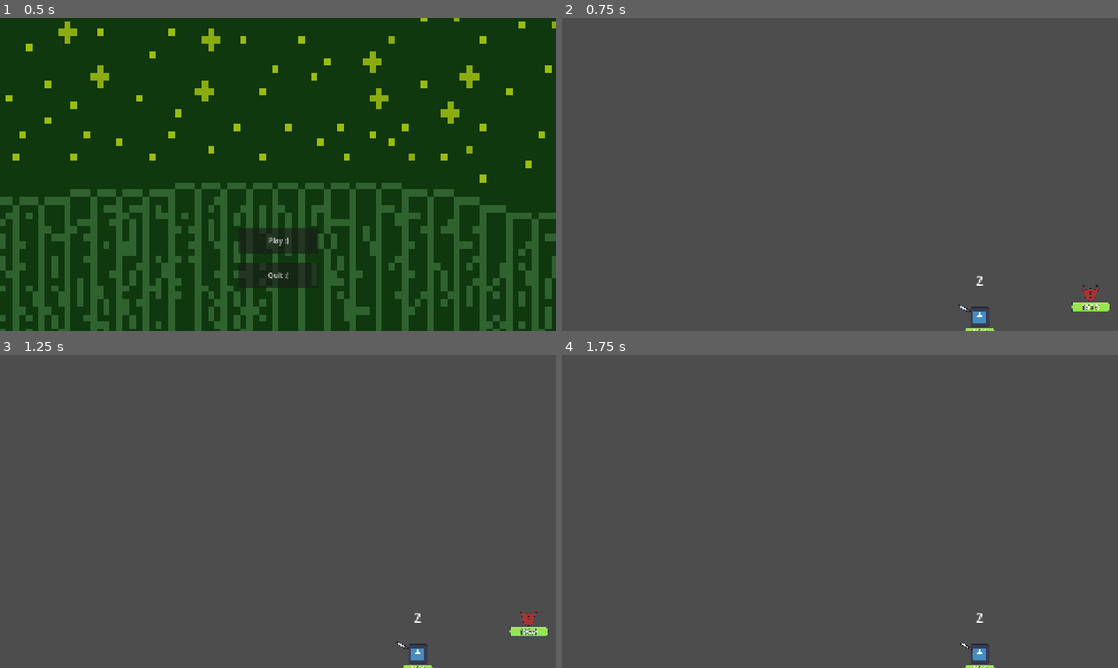
Above: before the commit, frames 1-4 (two rows, left to right).
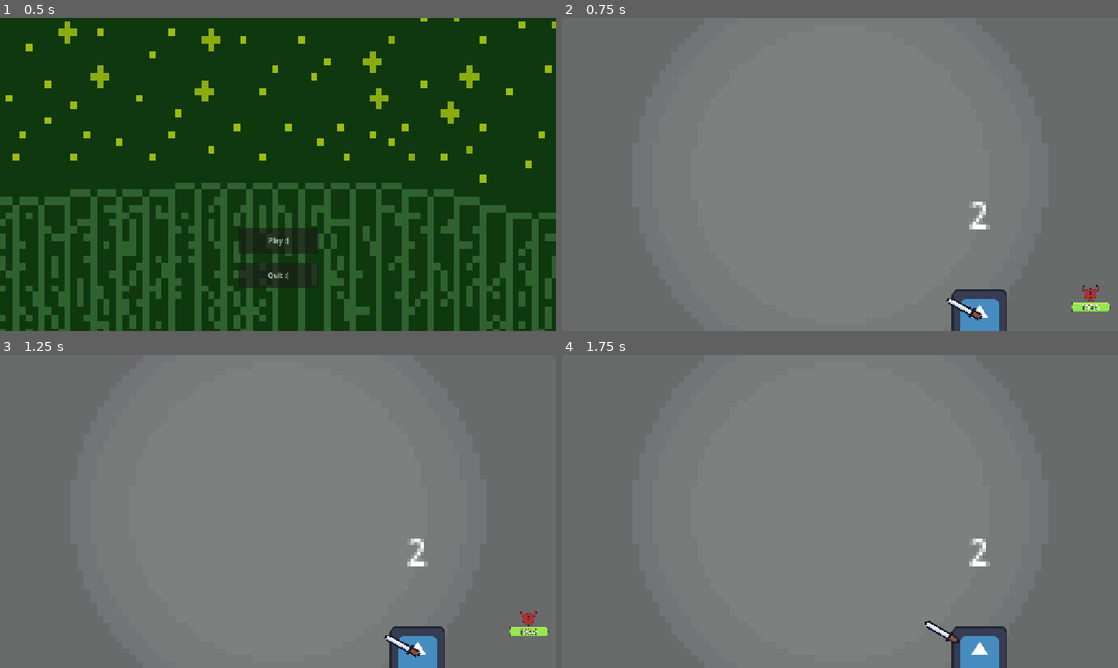
Above: after the commit, the same moments.

Repository: Darkcitrus/darkspracticegame-main
Game: Godot game, scene res://scenes/TestingArea.tscn
Same seed, same stepped clock (60 frames per second), same inputs: the game is played once before the commit and once after it. The engine's default icon, where the game draws it, is replaced by a stand-in: a white triangle on a blue panel in a dark square.
Inputs (mouse positions are in pixels of both pictures, inside the frame that each line leads up to):
- Up to frame 1 (0.5 s): no input
- Up to frame 2 (0.75 s): click "Play :)" at 0.5 s
- Up to frame 3 (1.25 s): no input
- Up to frame 4 (1.75 s): tap Enter at 1.25 s; drag from (1090, 617) to (962, 646) at 1.27 s

Frame 1 is identical in both runs. In frame 2, 99% of the frame differs, in the area x 0-100%, y 0-100%; in frame 3, 99%; in frame 4, 99%.

Commit message:
Add camera enforcer and player debug scripts; adjust player scale and dummy position handling

Diff:
--- a/game_world.tscn
+++ b/game_world.tscn
@@ -1,10 +1,17 @@
-[gd_scene load_steps=4 format=3 uid="uid://dn4hf7rryawqk"]
+[gd_scene load_steps=6 format=3 uid="uid://dn4hf7rryawqk"]
 
 [ext_resource type="PackedScene" uid="uid://bddudkfbtetv1" path="res://scenes/character_body_2d.tscn" id="1_ea1x0"]
+[ext_resource type="Script" uid="uid://cy1fm8fm0sxwu" path="res://scripts/camera_enforcer.gd" id="2_b7eqr"]
 [ext_resource type="PackedScene" uid="uid://d3mu8vdkubyp8" path="res://scenes/dummy_manager.tscn" id="2_e08lw"]
 [ext_resource type="PackedScene" uid="uid://o888u5fliew8" path="res://scenes/world_border.tscn" id="3_e3xe6"]
+[ext_resource type="Script" uid="uid://cbs4j5p05xi2p" path="res://scripts/player_debug.gd" id="4_dw3vo"]
 
 [node name="GameWorld" type="Node2D"]
+script = ExtResource("2_b7eqr")
+
+[node name="Camera2D" type="Camera2D" parent="." groups=["UI"]]
+process_callback = 0
+editor_draw_limits = true
 
 [node name="Player" parent="." instance=ExtResource("1_ea1x0")]
 texture_filter = 5
@@ -15,6 +22,9 @@
 
 [node name="DodgeRecovery" parent="Player" index="9"]
 one_shot = false
+
+[node name="PlayerDebug" type="Node" parent="Player"]
+script = ExtResource("4_dw3vo")
 
 [node name="Dummy Manager" parent="." instance=ExtResource("2_e08lw")]
 
@@ -32,8 +42,6 @@
 [node name="CollisionShape2D4" parent="World Border" index="3"]
 position = Vector2(959, 0)
 
-[node name="Camera2D" type="Camera2D" parent="." groups=["UI"]]
-
 [editable path="Player"]
 [editable path="Dummy Manager"]
 [editable path="Dummy Manager/Dummy"]
--- a/scenes/TestingArea.tscn
+++ b/scenes/TestingArea.tscn
@@ -14,7 +14,6 @@
 [node name="Camera2D" type="Camera2D" parent="."]
 
 [node name="Background" type="Sprite2D" parent="." groups=["World"]]
-visible = false
 show_behind_parent = true
 light_mask = 9
 visibility_layer = 15
@@ -24,7 +23,6 @@
 texture = ExtResource("9_led6v")
 
 [node name="Menu" type="Node2D" parent="." groups=["UI"]]
-visible = false
 script = ExtResource("2_pkncg")
 
 [node name="MenuBG" type="Sprite2D" parent="Menu"]
@@ -60,37 +58,13 @@
 
 [node name="GameWorld" parent="." instance=ExtResource("7_88wd7")]
 
-[node name="Player" parent="GameWorld" index="0"]
-position = Vector2(-372, 0)
+[node name="Player" parent="GameWorld" index="1"]
+scale = Vector2(0.31, 0.31)
 
-[node name="PlayerMovement" parent="GameWorld/Player" index="0"]
-visible = false
-
-[node name="PlayerAttack" parent="GameWorld/Player" index="1"]
-visible = false
-
-[node name="PlayerHealth" parent="GameWorld/Player" index="2"]
-visible = false
-
-[node name="PlayerCollision" parent="GameWorld/Player" index="4"]
-visible = false
-
-[node name="Projectiles" parent="GameWorld/Player" index="5"]
-visible = false
-
-[node name="DashCount" parent="GameWorld/Player" index="6"]
-visible = false
-
-[node name="HealthBar" parent="GameWorld/Player" index="7"]
-visible = false
-
-[node name="Dummy Manager" parent="GameWorld" index="1"]
+[node name="Dummy Manager" parent="GameWorld" index="2"]
 scale = Vector2(0.45, 0.45)
 
 [node name="Dummy" parent="GameWorld/Dummy Manager" index="0"]
-visible = false
-
-[node name="World Border" parent="GameWorld" index="2"]
 visible = false
 
 [node name="CollisionShape2D2" parent="GameWorld/World Border" index="0"]
@@ -105,9 +79,6 @@
 [node name="CollisionShape2D4" parent="GameWorld/World Border" index="3"]
 position = Vector2(956, 0)
 
-[node name="Camera2D" parent="GameWorld" index="3"]
-visible = false
-
 [editable path="GameWorld"]
 [editable path="GameWorld/Player"]
 [editable path="GameWorld/Dummy Manager"]
--- a/scenes/character_body_2d.tscn
+++ b/scenes/character_body_2d.tscn
@@ -18,7 +18,6 @@
 height = 96.0452
 
 [node name="Player" type="CharacterBody2D" groups=["Player"]]
-scale = Vector2(0.354, 0.354)
 input_pickable = true
 motion_mode = 1
 script = ExtResource("1_xyfxo")
--- /dev/null
+++ b/scripts/camera_enforcer.gd
@@ -0,0 +1,45 @@
+extends Node
+
+func _ready():
+	# Wait a fraction of a second to let the scene initialize
+	await get_tree().create_timer(0.1).timeout
+
+	# Find and configure camera
+	var camera = get_viewport().get_camera_2d()
+	if camera:
+		print("CameraEnforcer: Found camera, enforcing settings")
+		enforce_camera_settings(camera)
+	else:
+		print("CameraEnforcer: No existing camera found, creating one")
+		create_and_configure_camera()
+
+func _process(_delta):
+	# Continuously ensure camera settings (run a few times then disable)
+	if Engine.get_frames_drawn() < 10 or Engine.get_frames_drawn() % 30 == 0:
+		var camera = get_viewport().get_camera_2d()
+		if camera:
+			enforce_camera_settings(camera)
+
+func enforce_camera_settings(camera):
+	camera.position = Vector2.ZERO
+	camera.enabled = true
+	camera.anchor_mode = 1  # Drag center mode (0,0) at center
+
+	# These settings help ensure stability
+	camera.position_smoothing_enabled = false
+	camera.drag_horizontal_enabled = false
+	camera.drag_vertical_enabled = false
+
+	# Make it current and reset any smoothing
+	camera.make_current()
+	camera.reset_smoothing()
+
+func create_and_configure_camera():
+	var new_camera = Camera2D.new()
+	new_camera.name = "EnforcedCamera2D"
+	new_camera.position = Vector2.ZERO
+	new_camera.enabled = true
+	new_camera.anchor_mode = 1
+	add_child(new_camera)
+	new_camera.make_current()
+	print("CameraEnforcer: Created and configured new camera")
--- a/scripts/dummy.gd
+++ b/scripts/dummy.gd
@@ -40,6 +40,19 @@
 
 # Called when the node enters the scene tree for the first time.
 func _ready():
+	# DEBUGGING CODE - Print position information
+	print("========== DUMMY POSITION DEBUG ==========")
+	print("Dummy name:", name)
+	print("Initial position:", position)
+	print("Initial global position:", global_position)
+	var parent = get_parent()
+	print("Parent:", parent.name if parent != null else "none")
+	print("Viewport size:", get_viewport_rect().size)
+	print("Scale:", scale)
+	print("========================================")
+
+	# Schedule position check after a delay
+	get_tree().create_timer(1.0).timeout.connect(print_delayed_position)
 	add_to_group("Enemy")  # Add dummy to Enemy group
 	add_to_group("Targetable")  # Add to Targetable group for fireball targeting
 
@@ -95,9 +108,9 @@
 		print("Fireball timer initialized with frequency: ", fireball_frequency)
 
 	# Find spawner/manager parent to record original scale
-	var parent = get_parent()
-	if parent and parent.has_method("record_original_dummy_scale"):
-		parent.record_original_dummy_scale(self)
+	var spawner_parent = get_parent()
+	if spawner_parent and spawner_parent.has_method("record_original_dummy_scale"):
+		spawner_parent.record_original_dummy_scale(self)
 		print("Dummy: Registered original scale with parent: ", scale)
 
 # Called every frame. 'delta' is the elapsed time since the previous frame.
@@ -285,3 +298,13 @@
 		print("Fireball fired with damage: ", fireball_damage, " speed: ", adjusted_speed, " homing: ", adjusted_homing)
 	else:
 		print("Cannot shoot fireball: player exists=", is_instance_valid(player), ", player alive=", player and player.alive, ", fireball_scene exists=", fireball_scene != null)
+
+func print_delayed_position():
+	print("========== DUMMY DELAYED POSITION CHECK ==========")
+	print("Dummy name:", name)
+	print("Current position:", position)
+	print("Current global position:", global_position)
+	print("Initial position stored:", initial_position)
+	print("Oscillation offset:", Vector2.UP * amplitude * sin((Time.get_ticks_msec() / 1000.0 - oscillation_start_time) * frequency * 2 * PI))
+	print("Knockback offset:", knockback_position_offset)
+	print("==========================================")
--- a/scripts/dummy_manager.gd
+++ b/scripts/dummy_manager.gd
@@ -5,6 +5,11 @@
 var original_scale: Vector2 = Vector2(0.5, 0.5) # Store the original scale
 
 func _ready():
+	# Force our position to 0,0 to ensure proper coordinates
+	position = Vector2.ZERO
+	print("DummyManager: Forced position to origin (0,0)")
+	print("DummyManager: Global position is:", global_position)
+
 	if get_child_count() > 0:
 		var first_dummy = get_child(0)
 		# Store the original dummy's position and scale without any offset
@@ -19,6 +24,7 @@
 		# Ensure dummy is exactly at its position without oscillation on start
 		first_dummy.position = spawn_position
 		print("DummyManager: Connected to first dummy at position ", spawn_position)
+		print("DummyManager: First dummy global position is:", first_dummy.global_position)
 
 func _on_dummy_died(pos: Vector2):
 	print("DummyManager: Dummy died at position ", pos, ", respawning in 1 second...")
--- /dev/null
+++ b/scripts/player_debug.gd
@@ -0,0 +1,112 @@
+extends Node
+
+func _ready():
+	# Force camera settings immediately and after a short delay
+	call_deferred("force_camera_settings")
+	get_tree().create_timer(0.05).timeout.connect(force_camera_settings)
+	get_tree().create_timer(0.2).timeout.connect(force_camera_settings)
+
+	# Give time for the scene to initialize
+	get_tree().create_timer(0.1).timeout.connect(debug_player_initial)
+	get_tree().create_timer(1.0).timeout.connect(debug_player_delayed)
+
+	# Add a periodic position check and camera enforcement
+	var timer = Timer.new()
+	add_child(timer)
+	timer.wait_time = 0.5
+	timer.timeout.connect(enforce_camera_and_positions)
+	timer.start()
+
+func enforce_camera_and_positions():
+	# Enforce camera settings
+	force_camera_settings()
+
+	# Keep player at origin for testing
+	var player = get_parent()
+	player.position = Vector2.ZERO
+
+	# Check positions periodically
+	debug_player_periodic()
+
+func force_camera_settings():
+	var camera = player_find_camera()
+	if camera:
+		camera.position = Vector2.ZERO
+		camera.enabled = true
+		camera.anchor_mode = 1  # Drag center mode (0,0) at center
+		camera.make_current()
+		camera.reset_smoothing()
+		print("Camera settings enforced: pos=", camera.position, ", enabled=", camera.enabled,
+			  ", mode=", camera.anchor_mode)
+	else:
+		print("WARNING: No camera found to configure!")
+
+func debug_player_initial():
+	var player = get_parent()
+	print("========== PLAYER INITIAL DEBUG ==========")
+	print("Player name:", player.name)
+	print("Initial position:", player.position)
+	print("Initial global position:", player.global_position)
+	var parent = player.get_parent()
+	print("Parent:", parent.name if parent else "none")
+	print("Viewport size:", player.get_viewport_rect().size)
+	print("Viewport position:", player.get_viewport_rect().position)
+	print("Scale:", player.scale)
+	print("Camera position:", find_camera_position())
+
+	# Check project settings
+	print("Project window size:", DisplayServer.window_get_size())
+	print("=========================================")
+
+func debug_player_delayed():
+	var player = get_parent()
+	print("========== PLAYER DELAYED DEBUG ==========")
+	print("Player name:", player.name)
+	print("Current position:", player.position)
+	print("Current global position:", player.global_position)
+	print("Camera position:", find_camera_position())
+
+	# Get the camera and check its properties
+	var camera = player_find_camera()
+	if camera:
+		print("Camera enabled:", camera.enabled)
+		print("Camera anchor mode:", camera.anchor_mode)
+		print("Camera zoom:", camera.zoom)
+
+		# Force camera settings
+		camera.enabled = true
+		camera.anchor_mode = 1  # Drag center mode (0,0) at center
+		print("Camera settings enforced: enabled=true, anchor_mode=1")
+
+	# Force position to center for testing
+	player.position = Vector2.ZERO
+	print("RESET player position to (0,0)")
+	print("=========================================")
+
+func debug_player_periodic():
+	var player = get_parent()
+	print("Player periodic check - Position:", player.position, "Global:", player.global_position)
+
+	# Check camera is still correct
+	var camera = player_find_camera()
+	if camera and camera.anchor_mode != 1:
+		print("WARNING: Camera anchor mode changed to", camera.anchor_mode, "- resetting to 1")
+		camera.anchor_mode = 1
+		camera.make_current()
+
+func find_camera_position():
+	var camera = player_find_camera()
+	if camera:
+		return "Pos: " + str(camera.position) + ", Global: " + str(camera.global_position) + ", Mode: " + str(camera.anchor_mode)
+	else:
+		return "No camera found"
+
+func player_find_camera():
+	# Try to find camera in different ways
+	var camera = get_viewport().get_camera_2d()
+	if camera:
+		return camera
+
+	# Try to find in scene
+	var root = get_tree().root
+	return root.find_child("Camera2D", true, false)
Not shown, added: scripts/camera_enforcer.gd.uid
Not shown, added: scripts/player_debug.gd.uid
